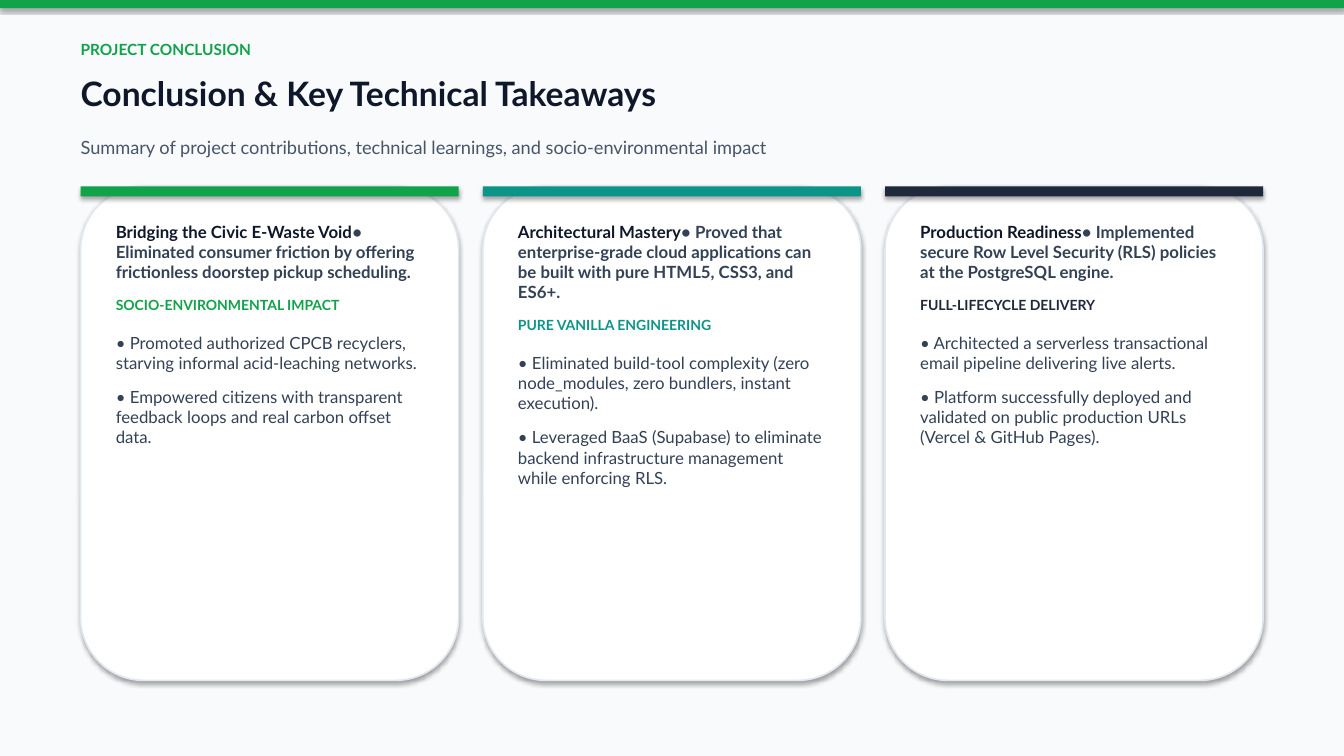
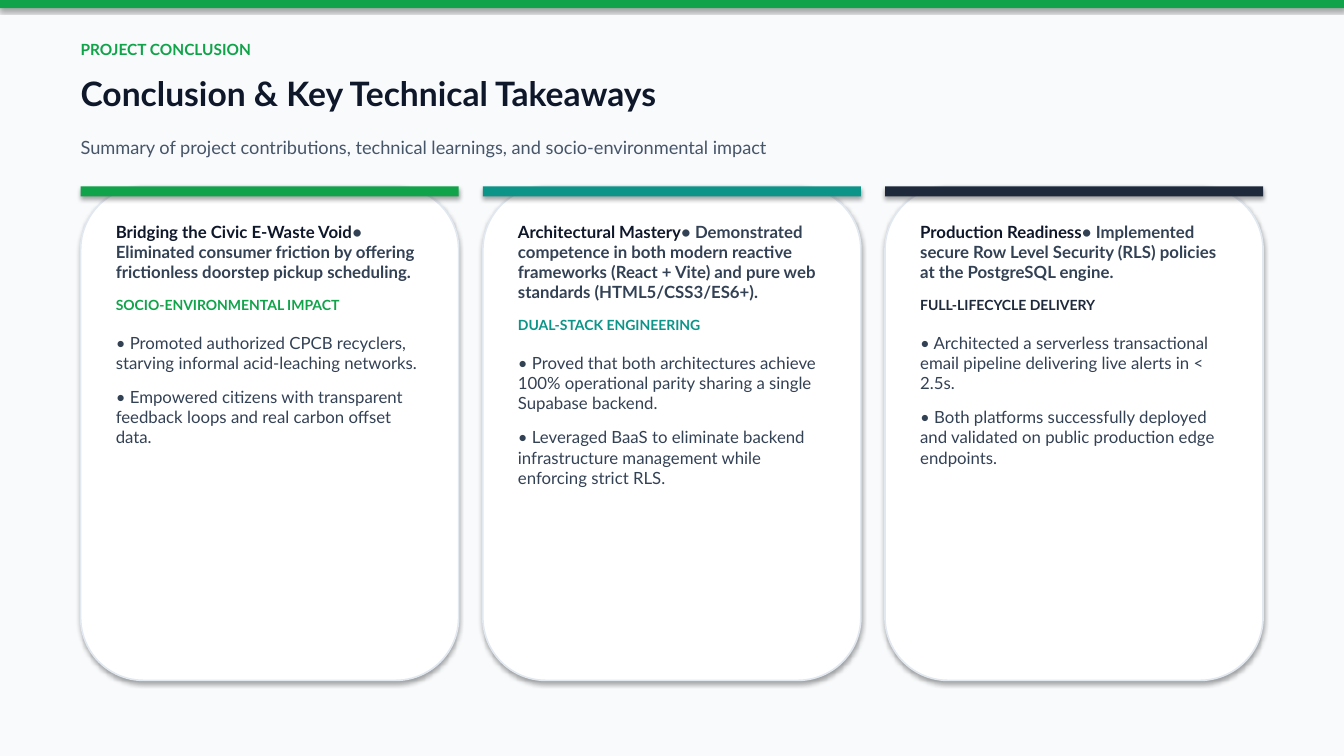
Before and after one commit to chandan-bk/ecocycle-vanilla, a slide deck: slide 14 of EcoCycle_Project_Presentation.pptx. Drawn at 1344x756 pixels with LibreOffice and Linux fonts; fonts in the diff are those of the drawing. Boxes give left, top, right and bottom in pixels: in the first picture for what was removed or moved away, otherwise in the second. Text is boxed around its words. In the diff, an @@ line names an element or a change of style, - is before the commit and + after.

Commit message:
docs(presentation): update presentation for general delivery with both React and Vanilla live sites

```diff
--- a/EcoCycle_Project_Presentation.pptx
+++ b/EcoCycle_Project_Presentation.pptx
@@ text at box(518, 225, 816, 487): text changed @@
-Architectural Mastery• Proved that enterprise-grade cloud applications can be built with pure HTML5, CSS3, and ES6+.
-PURE VANILLA ENGINEERING
-• Eliminated build-tool complexity (zero node_modules, zero bundlers, instant execution).
-• Leveraged BaaS (Supabase) to eliminate backend infrastructure management while enforcing RLS.
+Architectural Mastery• Demonstrated competence in both modern reactive frameworks (React + Vite) and pure web standards (HTML5/CSS3/ES6+).
+DUAL-STACK ENGINEERING
+• Proved that both architectures achieve 100% operational parity sharing a single Supabase backend.
+• Leveraged BaaS to eliminate backend infrastructure management while enforcing strict RLS.
@@ text at box(920, 336, 1215, 467): text changed @@
-• Architected a serverless transactional email pipeline delivering live alerts.
-• Platform successfully deployed and validated on public production URLs (Vercel & GitHub Pages).
+• Architected a serverless transactional email pipeline delivering live alerts in < 2.5s.
+• Both platforms successfully deployed and validated on public production edge endpoints.
```
Also in this commit, not shown: 6 other slides changed, 1 other file.
